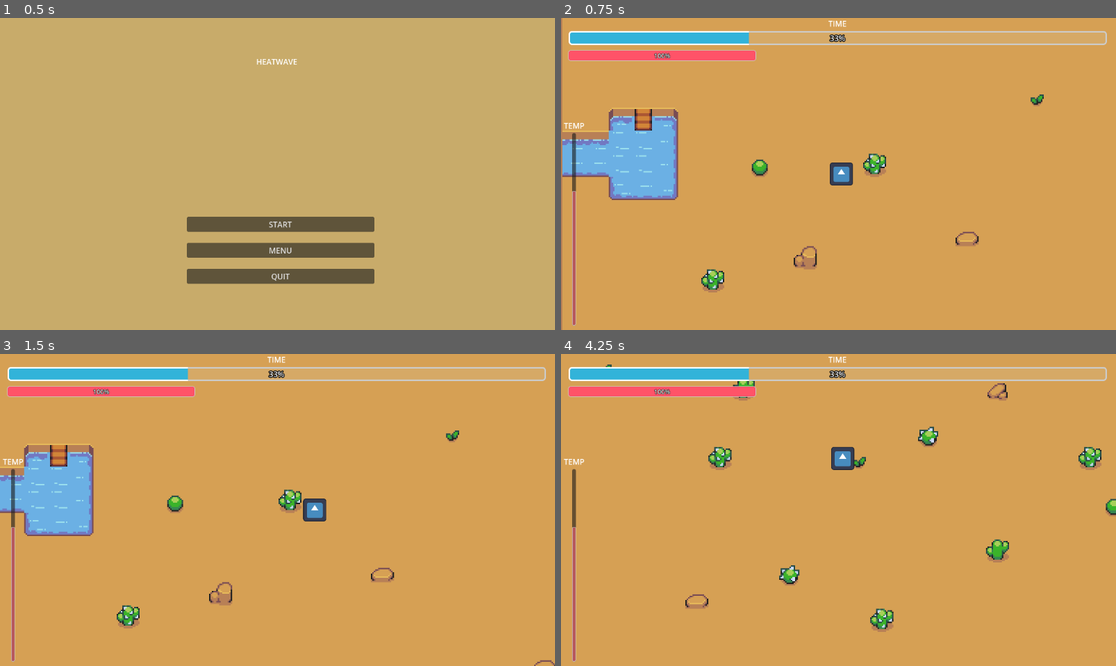
Above: before the commit, frames 1-4 (two rows, left to right).
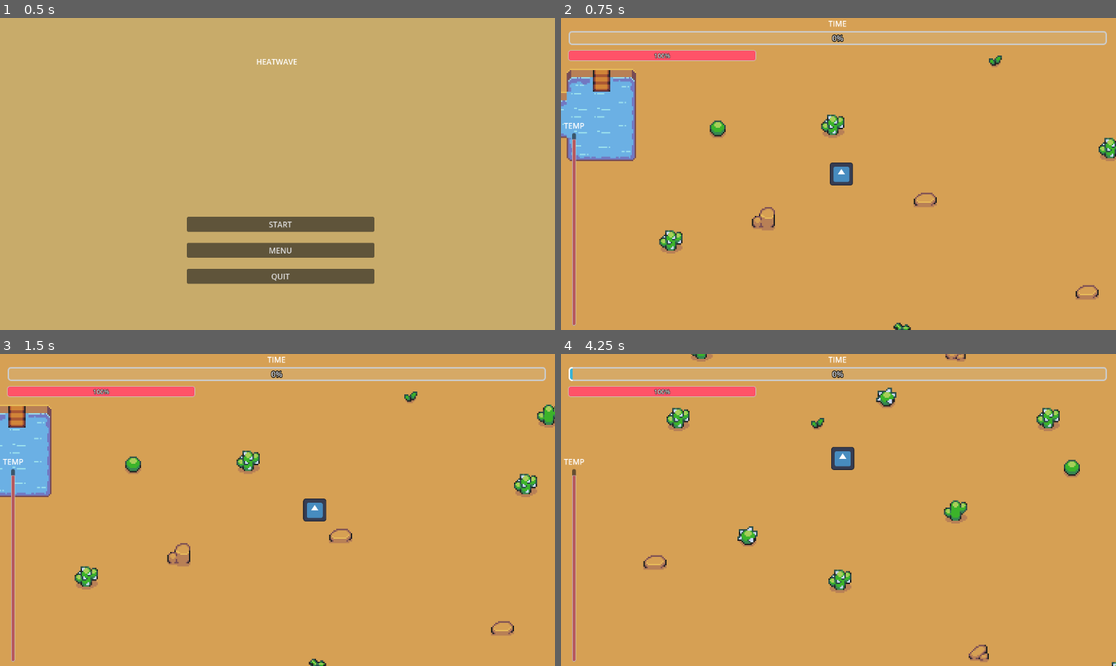
Above: after the commit, the same moments.

Repository: liamebre/heatwave
Game: Godot game, scene res://game.tscn
The game is run twice, just before and just after one commit, with the same random seed, the same clock (stepped at 60 frames per second) and the same inputs. The engine's default icon, where the game draws it, is replaced by a stand-in: a white triangle on a blue panel in a dark square.
Inputs:
- Up to frame 1 (0.5 s): no input
- Up to frame 2 (0.75 s): click "START" at 0.5 s
- Up to frame 3 (1.5 s): tap Enter at 1.25 s; hold D (move_right) from 1.28 s (still down)
- Up to frame 4 (4.25 s): release D (move_right) at 2.03 s; hold S (move_down) 2.03-2.78 s; hold D (move_right) 2.78-3.53 s; hold W (move_up) from 3.53 s (still down)

Frame 1 is identical in both runs. In frame 2, 11% of the frame differs, in the area x 0-100%, y 0-100%; in frame 3, 9.4%; in frame 4, 5.4%.

Commit message:
added time

Diff:
--- a/game.gd
+++ b/game.gd
@@ -3,11 +3,15 @@
 @export var start_screen : Node
 @export var world_scene : PackedScene
 var world
+
 func _ready() -> void:
 	world = world_scene.instantiate()
-
 
 func _on_start_start() -> void:
 	start_screen.hide()
 	world = world_scene.instantiate()
 	add_child(world)
+
+func _on_world_game_over() -> void:
+	start_screen.show()
+	remove_child(world)
--- a/game.tscn
+++ b/game.tscn
@@ -1,17 +1,14 @@
-[gd_scene load_steps=5 format=3 uid="uid://clft528kosq3"]
+[gd_scene load_steps=4 format=3 uid="uid://clft528kosq3"]
 
 [ext_resource type="Script" uid="uid://b6dwvn0422t58" path="res://game.gd" id="1_80nbo"]
 [ext_resource type="PackedScene" uid="uid://eaw0oreum2u6" path="res://start.tscn" id="2_e2o6t"]
 [ext_resource type="PackedScene" uid="uid://n5i24mok8l0g" path="res://world.tscn" id="2_fc0e3"]
-[ext_resource type="PackedScene" uid="uid://ik7ons764cad" path="res://ui.tscn" id="2_feb5d"]
 
 [node name="game" type="Node" node_paths=PackedStringArray("start_screen")]
 script = ExtResource("1_80nbo")
 start_screen = NodePath("start")
 world_scene = ExtResource("2_fc0e3")
 
-[node name="UI" parent="." instance=ExtResource("2_feb5d")]
-
 [node name="start" parent="." instance=ExtResource("2_e2o6t")]
 
 [connection signal="start" from="start" to="." method="_on_start_start"]
--- a/player.gd
+++ b/player.gd
@@ -1,14 +1,24 @@
 extends CharacterBody2D
 @export var speed = 200
 var screen_size
+var sunproc = 1
+var tempbar
+signal dead
 
 func _ready():
 	screen_size = get_viewport_rect().size
+	tempbar = $CanvasLayer/UI/thermometer/VSlider
+	tempbar.value = 47
 
 func _process(_delta: float) -> void:
 	get_input()
 	move_and_collide(velocity * _delta)
+	if tempbar.value >= tempbar.max_value:
+		dead.emit()
 
 func get_input():
 	var input_dir = Input.get_vector("move_left","move_right","move_up","move_down")
 	velocity = input_dir * speed
+
+func raise_temp(x):
+	tempbar.value += x/sunproc
--- a/player.tscn
+++ b/player.tscn
@@ -26,3 +26,6 @@
 [node name="CanvasLayer" type="CanvasLayer" parent="."]
 
 [node name="UI" parent="CanvasLayer" instance=ExtResource("3_i3pqv")]
+
+[node name="tempTimer" type="Timer" parent="."]
+wait_time = 0.5
--- a/start.gd
+++ b/start.gd
@@ -9,4 +9,4 @@
 	pass # Replace with function body.
 
 func _on_quit_button_down() -> void:
-	pass # Replace with function body.
+	get_tree().quit()
--- a/start.tscn
+++ b/start.tscn
@@ -32,6 +32,8 @@
 anchors_preset = 15
 anchor_right = 1.0
 anchor_bottom = 1.0
+grow_horizontal = 2
+grow_vertical = 2
 color = Color(0.78431374, 0.67058825, 0.41568628, 1)
 
 [node name="title" type="VBoxContainer" parent="."]
--- a/ui.tscn
+++ b/ui.tscn
@@ -85,8 +85,7 @@
 [node name="ProgressBar" type="ProgressBar" parent="daytimer"]
 layout_mode = 2
 theme = SubResource("Theme_m6e0p")
-max_value = 12.0
-value = 4.0
+max_value = 720.0
 rounded = true
 
 [node name="thermometer" type="VBoxContainer" parent="."]
@@ -115,7 +114,6 @@
 theme = SubResource("Theme_27fn8")
 min_value = -50.0
 max_value = 50.0
-value = 20.0
 rounded = true
 allow_greater = true
 allow_lesser = true
--- a/world.gd
+++ b/world.gd
@@ -1,5 +1,23 @@
 extends Node
-@export var player : PackedScene
+@export var player : Node
+var isday = true
+var daybar
+var temp = 1
+signal game_over
+func _ready() -> void:
+	daybar = get_node("player/CanvasLayer/UI/daytimer/ProgressBar")
 
-func _ready() -> void:
-	pass
+func _process(_delta: float) -> void:
+	if daybar.value == daybar.max_value:
+		daybar.value = 0
+		isday = false
+
+
+func _on_daytimer_timeout() -> void:
+	daybar.value +=1
+	if isday and int(daybar.value)%5 == 4:
+		player.raise_temp(temp)
+
+
+func _on_player_dead() -> void:
+	game_over.emit()
--- a/world.tscn
+++ b/world.tscn
@@ -452,8 +452,9 @@
 physics_layer_0/collision_layer = 1
 sources/0 = SubResource("TileSetAtlasSource_tlwt5")
 
-[node name="world" type="Node2D"]
+[node name="world" type="Node2D" node_paths=PackedStringArray("player")]
 script = ExtResource("1_tlwt5")
+player = NodePath("player")
 
 [node name="TileMapLayer" type="TileMapLayer" parent="."]
 texture_filter = 1
@@ -467,4 +468,10 @@
 tile_set = SubResource("TileSet_aqk2v")
 
 [node name="player" parent="." instance=ExtResource("2_fj7yv")]
-position = Vector2(193, 103)
+position = Vector2(222, 130)
+
+[node name="daytimer" type="Timer" parent="."]
+autostart = true
+
+[connection signal="dead" from="player" to="." method="_on_player_dead"]
+[connection signal="timeout" from="daytimer" to="." method="_on_daytimer_timeout"]
